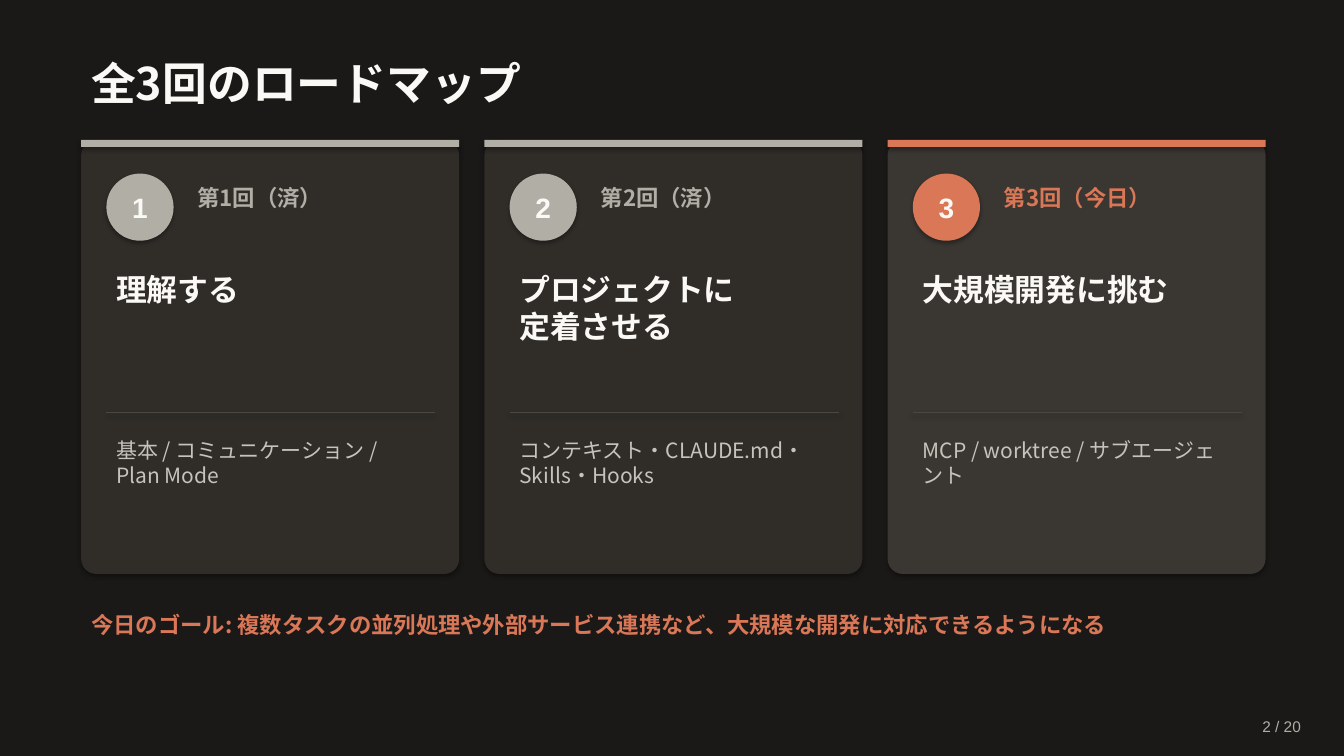
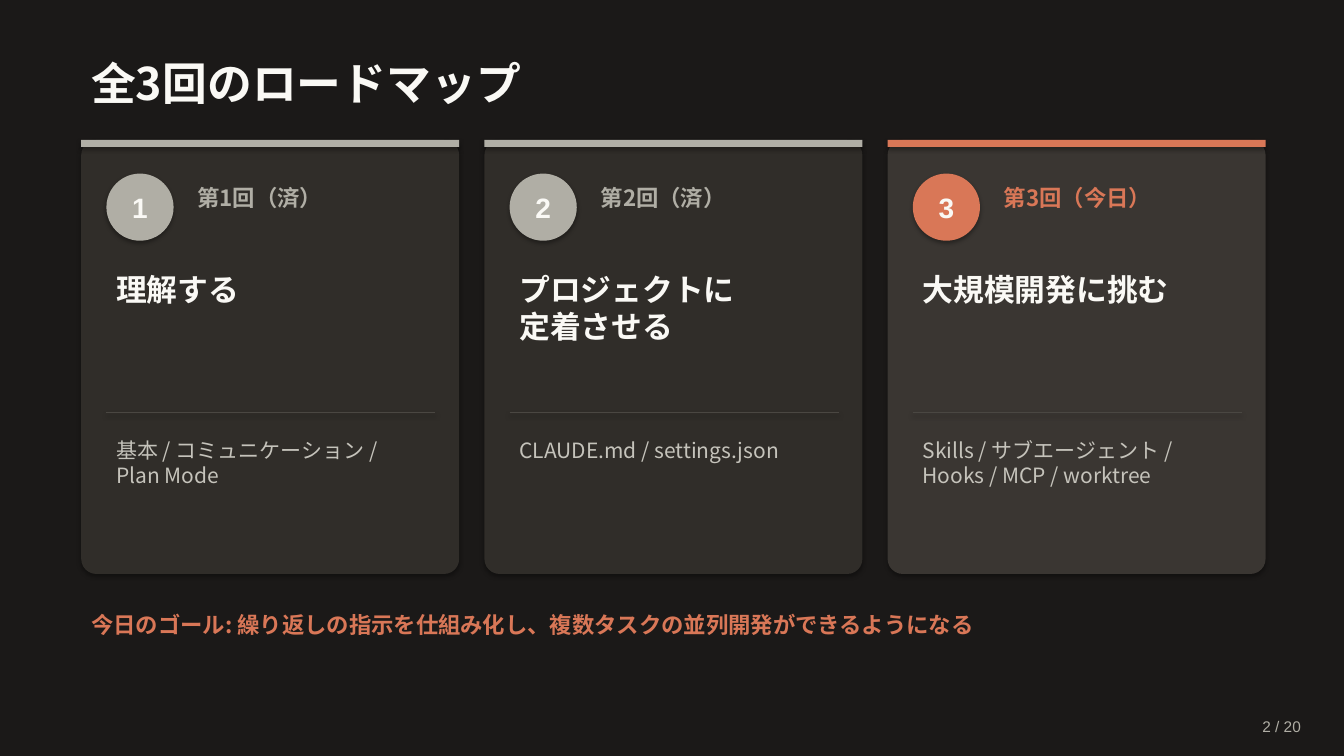
Before and after one commit to Ischca/zenn, a slide deck: slide 2 of slides/Claude_session3.pptx. Drawn at 1344x756 pixels with LibreOffice and Linux fonts; fonts in the diff are those of the drawing. Boxes give left, top, right and bottom in pixels: in the first picture for what was removed or moved away, otherwise in the second. Text is boxed around its words. In the diff, an @@ line names an element or a change of style, - is before the commit and + after.

```diff
--- a/slides/Claude_session3.pptx
+++ b/slides/Claude_session3.pptx
@@ text at (519,441,779,463): text changed @@
-コンテキスト・CLAUDE.md・
-Skills・Hooks
+CLAUDE.md / settings.json
@@ text at (923,440,1160,483): text changed @@
-MCP / worktree / サブエージェント
+Skills / サブエージェント /
+Hooks / MCP / worktree
@@ text at (91,613,974,635): text changed @@
-今日のゴール: 複数タスクの並列処理や外部サービス連携など、大規模な開発に対応できるようになる
+今日のゴール: 繰り返しの指示を仕組み化し、複数タスクの並列開発ができるようになる
```
Also in this commit, not shown: 11 other slides changed, 8 slides added, 8 slides removed, 1 other file.
